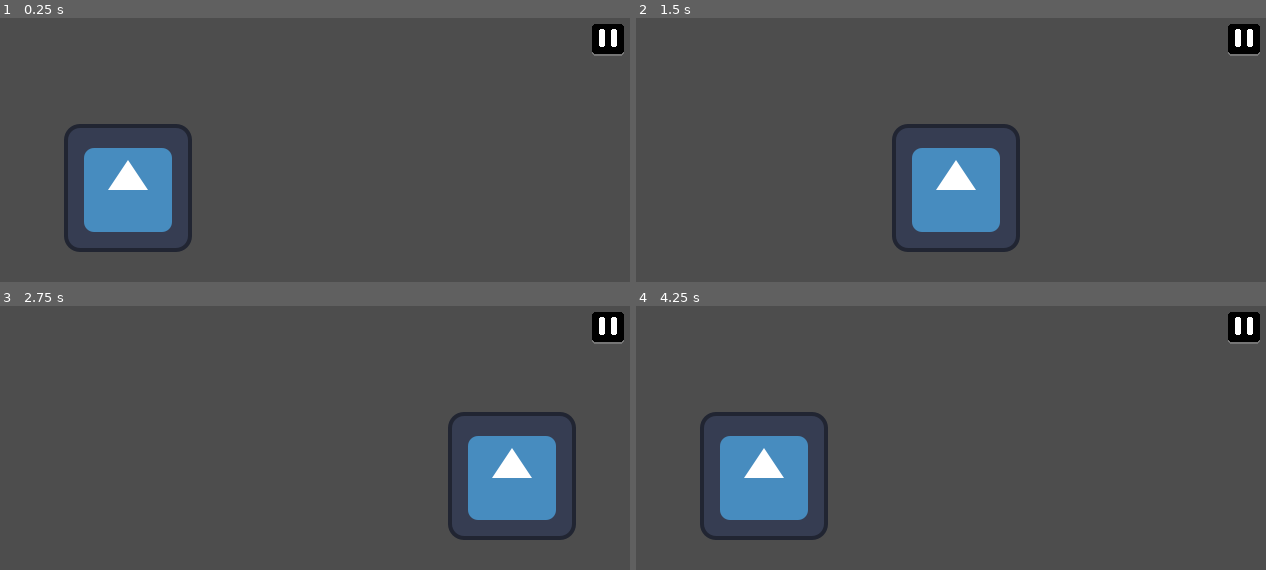
Above: before the commit, frames 1-4 (two rows, left to right).
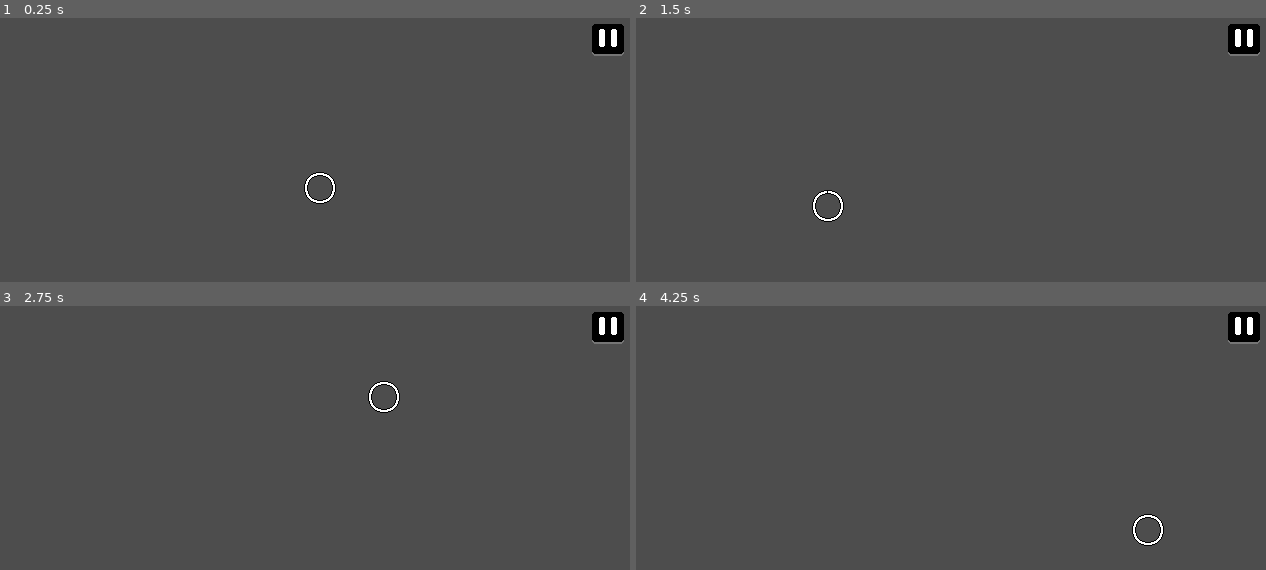
Above: after the commit, the same moments.

Repository: Botijas/Mouse_is_a_Thief
Game: Godot game, scene res://Assets/Scenes/game_scene.tscn
The game is run twice, just before and just after one commit, with the same random seed, the same clock (stepped at 60 frames per second) and the same inputs. The project has no main scene, so this scene is started directly. The engine's default icon, where the game draws it, is replaced by a stand-in: a white triangle on a blue panel in a dark square.
Inputs (mouse positions are in pixels of both pictures, inside the frame that each line leads up to):
- Up to frame 1 (0.25 s): no input
- Up to frame 2 (1.5 s): move the mouse to (1095, 171) at 0.52 s; click (1095, 171) at 0.67 s; move the mouse to (825, 205) at 1.27 s; click (825, 205) at 1.42 s
- Up to frame 3 (2.75 s): move the mouse to (384, 395) at 2.02 s; click (384, 395) at 2.17 s
- Up to frame 4 (4.25 s): move the mouse to (925, 548) at 2.77 s; click (925, 548) at 2.92 s; move the mouse to (1146, 530) at 3.52 s; click (1146, 530) at 3.67 s

The runs differ from the first frame. In frame 1, 5.8% of the frame differs, in the area x 10-54%, y 40-89%; in frame 2, 5.8%; in frame 3, 5.8%; in frame 4, 5.8%.

Commit message:
Indicativo de Tempo parado
a. adição do indicativo, junto com seu efeito visual.
b. adição da área para testes que facilita o desenvolvimento.

Diff:
--- a/Assets/Scenes/game_scene.tscn
+++ b/Assets/Scenes/game_scene.tscn
@@ -2,24 +2,18 @@
 
 [ext_resource type="Script" uid="uid://bkdjh5a6b3ly7" path="res://Assets/Scripts/game_manager.gd" id="1_yub04"]
 [ext_resource type="Texture2D" uid="uid://culqtv6nnxlfw" path="res://Assets/UI/Pause_btn_placeholder.png" id="2_4aml7"]
+[ext_resource type="Texture2D" uid="uid://vhyvp2h00rod" path="res://Assets/Sprites/Under_Timer_Wheel_Placeholder.png" id="2_e132u"]
+[ext_resource type="Texture2D" uid="uid://d03rikqsfq1ka" path="res://Assets/Sprites/Timer_Wheel_Placeholder.png" id="2_ei1hv"]
+[ext_resource type="Shader" uid="uid://d3dklvwpo4bb0" path="res://Assets/Shaders/CircularProgressBar.gdshader" id="2_jnnlc"]
 [ext_resource type="PackedScene" uid="uid://ceat4aj4ngfec" path="res://Assets/UI/default_btn.tscn" id="2_odgft"]
 [ext_resource type="Script" uid="uid://bxyb1c3vufao2" path="res://Assets/Scripts/ui_manager.gd" id="2_s65mb"]
 [ext_resource type="Texture2D" uid="uid://c2v5a342w2334" path="res://Assets/UI/Pause_btn_pressed_placeholder.png" id="3_330yb"]
+[ext_resource type="Script" uid="uid://dh0cmfklr7hwa" path="res://Assets/Scripts/mouse_progress_bar.gd" id="3_t6p80"]
 [ext_resource type="Texture2D" uid="uid://bfyn8ttpp1y44" path="res://Assets/UI/Pause_btn_hover_placeholder.png" id="4_odgft"]
-[ext_resource type="Texture2D" uid="uid://cg0ynjohpqhg7" path="res://icon.svg" id="7_ei1hv"]
-
-[sub_resource type="Curve2D" id="Curve2D_ei1hv"]
-_data = {
-"points": PackedVector2Array(0, 0, 0, 0, -64, 180, 0, 0, 0, 0, 704, 180)
-}
-point_count = 2
-
-[sub_resource type="GDScript" id="GDScript_jnnlc"]
-script/source = "extends PathFollow2D
-
-func _process(delta: float) -> void:
-	progress_ratio += 1 * delta
-"
+
+[sub_resource type="ShaderMaterial" id="ShaderMaterial_e132u"]
+shader = ExtResource("2_jnnlc")
+shader_parameter/progress = 1.0
 
 [sub_resource type="Animation" id="Animation_330yb"]
 resource_name = "Pause Down"
@@ -122,17 +116,21 @@
 [node name="Game Actors" type="Node" parent="." unique_id=1020269354]
 process_mode = 1
 
-[node name="Path2D" type="Path2D" parent="Game Actors" unique_id=1687445771]
-curve = SubResource("Curve2D_ei1hv")
-
-[node name="PathFollow2D" type="PathFollow2D" parent="Game Actors/Path2D" unique_id=1735615075]
-position = Vector2(-64, 180)
-script = SubResource("GDScript_jnnlc")
-
-[node name="Sprite2D" type="Sprite2D" parent="Game Actors/Path2D/PathFollow2D" unique_id=757415792]
-texture = ExtResource("7_ei1hv")
+[node name="Player Stuffs" type="Node" parent="Game Actors" unique_id=707812627]
+
+[node name="Mouse Texture" type="Sprite2D" parent="Game Actors/Player Stuffs" unique_id=1165700858 node_paths=PackedStringArray("over_texture")]
+z_index = 1
+texture = ExtResource("2_e132u")
+script = ExtResource("3_t6p80")
+over_texture = NodePath("Over Mouse Texture")
+
+[node name="Over Mouse Texture" type="Sprite2D" parent="Game Actors/Player Stuffs/Mouse Texture" unique_id=1159699820]
+material = SubResource("ShaderMaterial_e132u")
+rotation = 1.5707964
+texture = ExtResource("2_ei1hv")
 
 [node name="UI" type="Control" parent="." unique_id=117714174 node_paths=PackedStringArray("scene", "pause_btn", "resume_btn", "back_btn", "quit_btn")]
+z_index = 2
 layout_mode = 3
 anchors_preset = 15
 anchor_right = 1.0
--- /dev/null
+++ b/Assets/Scripts/mouse_progress_bar.gd
@@ -0,0 +1,25 @@
+extends Sprite2D
+
+@export var over_texture : Sprite2D
+
+var mouse_position : Vector2
+
+var max_wait_time : float = 3
+var wait_time : float = 3
+
+func _physics_process(delta: float) -> void:
+	# Define a posição global do mouse
+	mouse_position = get_global_mouse_position()
+
+	# Define a posição desse objeto
+	position = mouse_position
+
+	# Define a progressão da barra do filho
+	over_texture.material.set_shader_parameter("progress", wait_time / max_wait_time)
+
+	# Area para testes
+	if Input.is_mouse_button_pressed(MOUSE_BUTTON_LEFT) and wait_time > 0:
+		wait_time -= 1 * delta
+		print(wait_time / max_wait_time)
+	elif wait_time <= 3:
+		wait_time += 1 * delta
--- /dev/null
+++ b/Assets/Shaders/CircularProgressBar.gdshader
@@ -0,0 +1,17 @@
+shader_type canvas_item;
+
+uniform float progress : hint_range(0.0, 1.0) = 0.5;
+
+void fragment() {
+	vec2 center = vec2(0.5);
+	vec2 uv = UV - center;
+
+	float angle = atan(uv.y, uv.x);
+	float normalized_angle = (angle + PI) / (2.0 * PI);
+
+	if (normalized_angle > progress) {
+		discard;
+		}
+
+	COLOR = texture(TEXTURE, UV);
+}
Not shown, added: Assets/Scripts/mouse_progress_bar.gd.uid
Not shown, added: Assets/Shaders/CircularProgressBar.gdshader.uid
Binary file added: Assets/Sprites/Timer_Wheel_Placeholder.png
Not shown, added: Assets/Sprites/Timer_Wheel_Placeholder.png.import
Binary file added: Assets/Sprites/Under_Timer_Wheel_Placeholder.png
Not shown, added: Assets/Sprites/Under_Timer_Wheel_Placeholder.png.import
